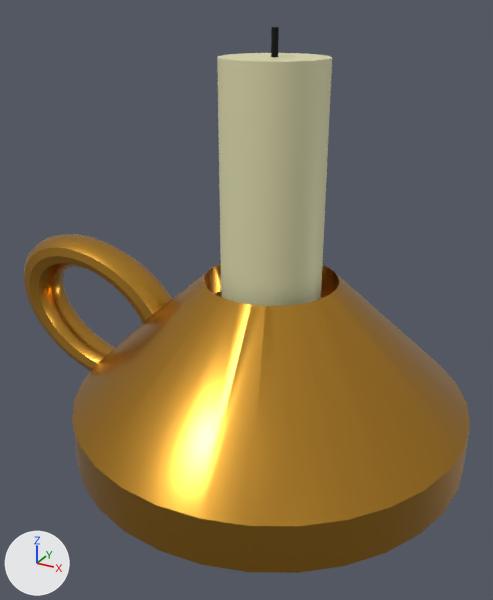
Before and after pictures for a commit that changed the glTF model assets/3Dmodels/bougeoir_Abougie.glb.
The view is the same before and after, from a 50 mm camera at (0.93, -1.85, 1.59) aimed at (-0.08, -0.02, 0.68). The axes (+X, +Y, +Z) are drawn at lower left. The lights are the same throughout. Vertices at the same position are counted once.

The first picture shows 'bougeoir_Abougie'.
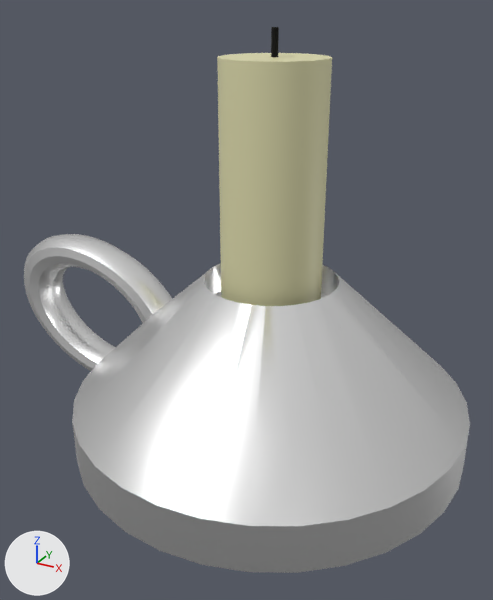
The change, as a diff of the scene's bpy script:
```diff
--- a/assets/3Dmodels/bougeoir_Abougie.glb.py
+++ b/assets/3Dmodels/bougeoir_Abougie.glb.py
@@ mat_argenté_sombre @@
+mat_argenté_sombre = principled_material('argenté_sombre')
+mat_argenté_sombre.base_color = (1.0, 1.0, 1.0)  # white #ffffff
+mat_argenté_sombre.metallic = 1.0
+mat_argenté_sombre.roughness = 0.304
@@ me_cône @@
 me_cône.from_pydata(...)  # 707 vertices, 1406 faces; spans x -0.62..1.16, y -0.67..0.67, z -0.49..0.86
 # used by ob_bougeoir_abougie; location = (-0.487, 0.0, 0.664)
+# me_cône part 1: all 1158 faces that had it switch from mat_doré (picture img_totem) to mat_argenté_sombre (white #ffffff)
 me_cône.materials.append(mat_noire_bougie)
```

Location of each change, [x1, y1, x2, y2] in pixels of the pictures (493 x 600 px):
part 1 of me_cône, recoloured (brown to white)
    both: [24, 234, 470, 573]
